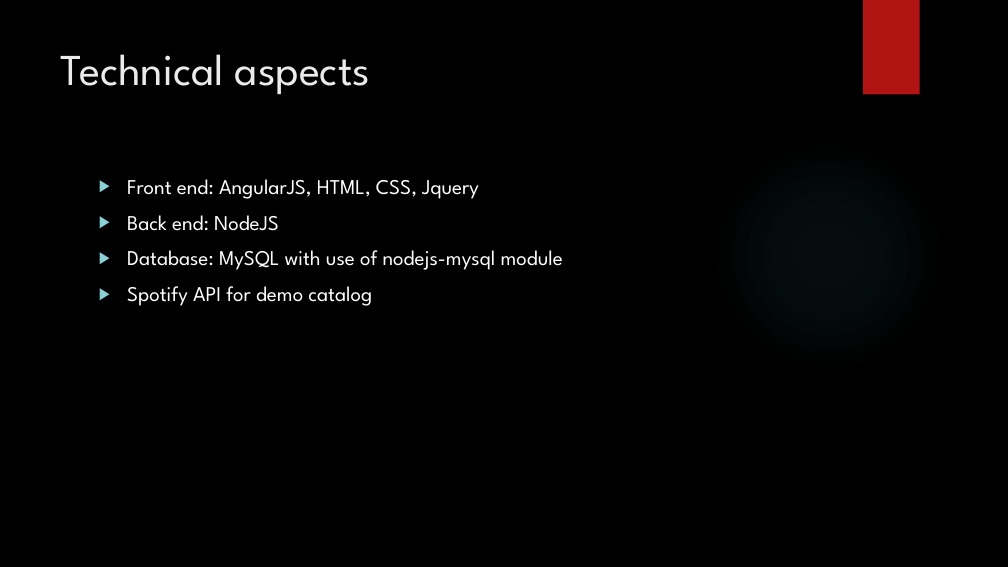
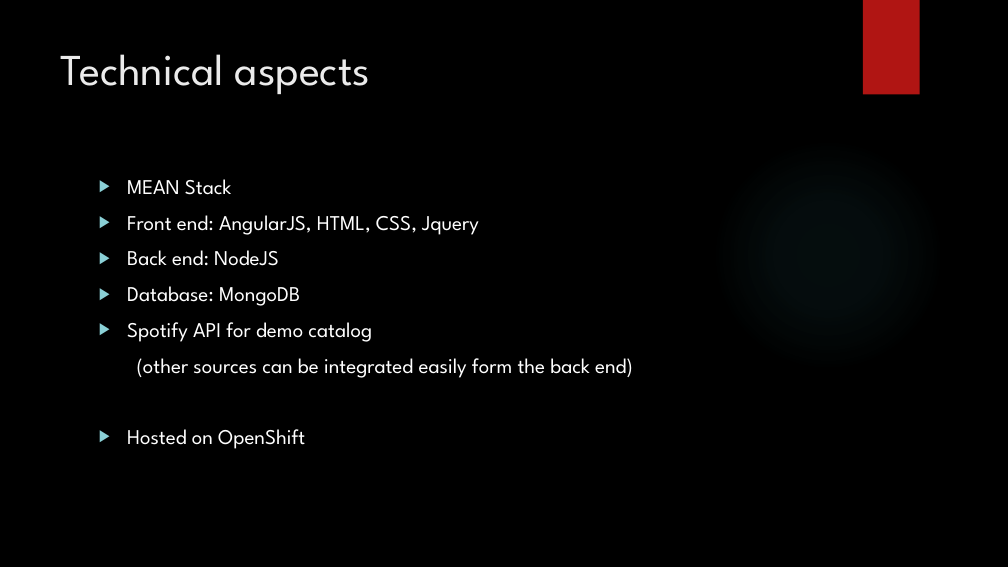
Before and after one commit to Eragon29692/CS3200, a slide deck: slide 5 of CS3200 Project - MusicDB.pptx. Drawn at 1008x567 pixels with LibreOffice and Linux fonts; fonts in the diff are those of the drawing; background and template pictures are left out. Boxes give left, top, right and bottom in pixels: in the first picture for what was removed or moved away, otherwise in the second. Text is boxed around its words. In the diff, an @@ line names an element or a change of style, - is before the commit and + after.

```diff
--- a/CS3200 Project - MusicDB.pptx
+++ b/CS3200 Project - MusicDB.pptx
@@ text at box(127, 179, 232, 195): paragraph added @@
+▶ MEAN Stack
@@ text at box(127, 286, 300, 306): text changed @@
-▶ Database: MySQL with use of nodejs-mysql module
+▶ Database: MongoDB
@@ text at box(127, 358, 633, 449): paragraphs added @@
+(other sources can be integrated easily form the back end)
+▶ Hosted on OpenShift
```
Also in this commit, not shown: 4 other slides changed, 1 slide added, 1 slide removed.
